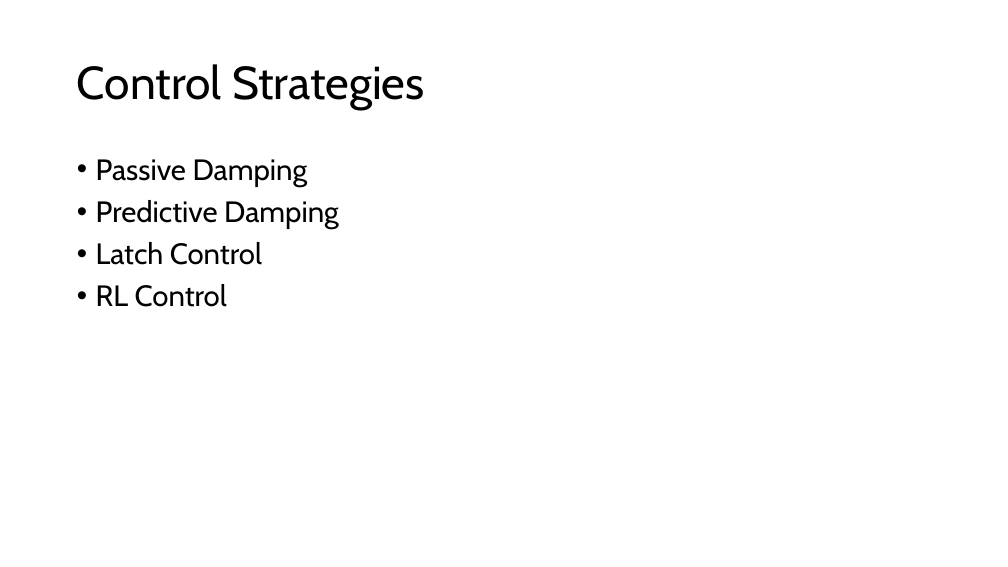
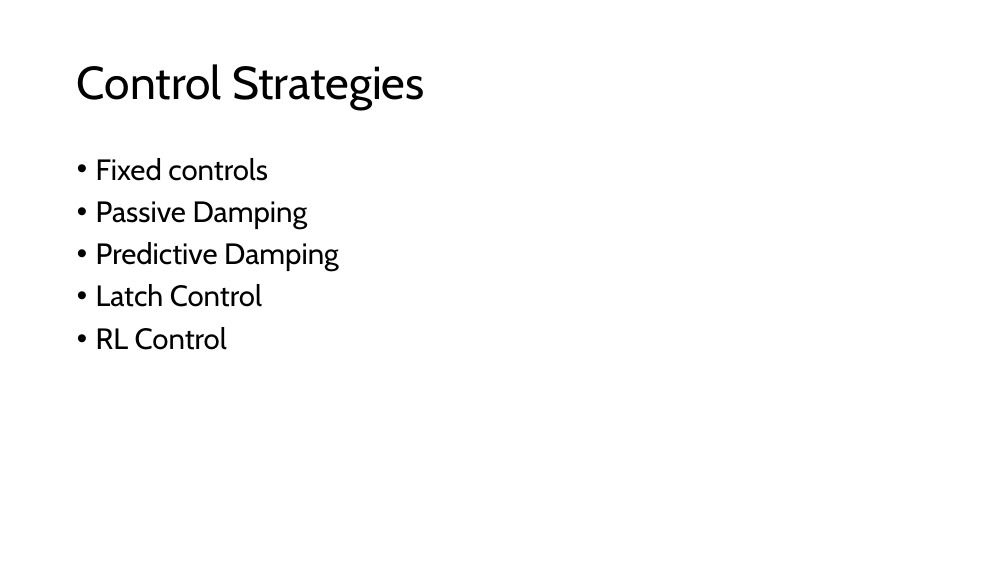
Before and after one commit to lbuckley-jpg/MDM2-Project-2, a slide deck: slide 8 of Presentation/wave_energy_presentation.pptx (slide 7 before the commit). Drawn at 1008x567 pixels with LibreOffice and Linux fonts; fonts in the diff are those of the drawing. Boxes give left, top, right and bottom in pixels: in the first picture for what was removed or moved away, otherwise in the second. Text is boxed around its words. In the diff, an @@ line names an element or a change of style, - is before the commit and + after.

```diff
--- a/Presentation/wave_energy_presentation.pptx
+++ b/Presentation/wave_energy_presentation.pptx
@@ text at (96, 158, 268, 181): paragraph added @@
+• Fixed controls
```
Also in this commit, not shown: 3 other slides changed, 3 slides added, 31 other files.
